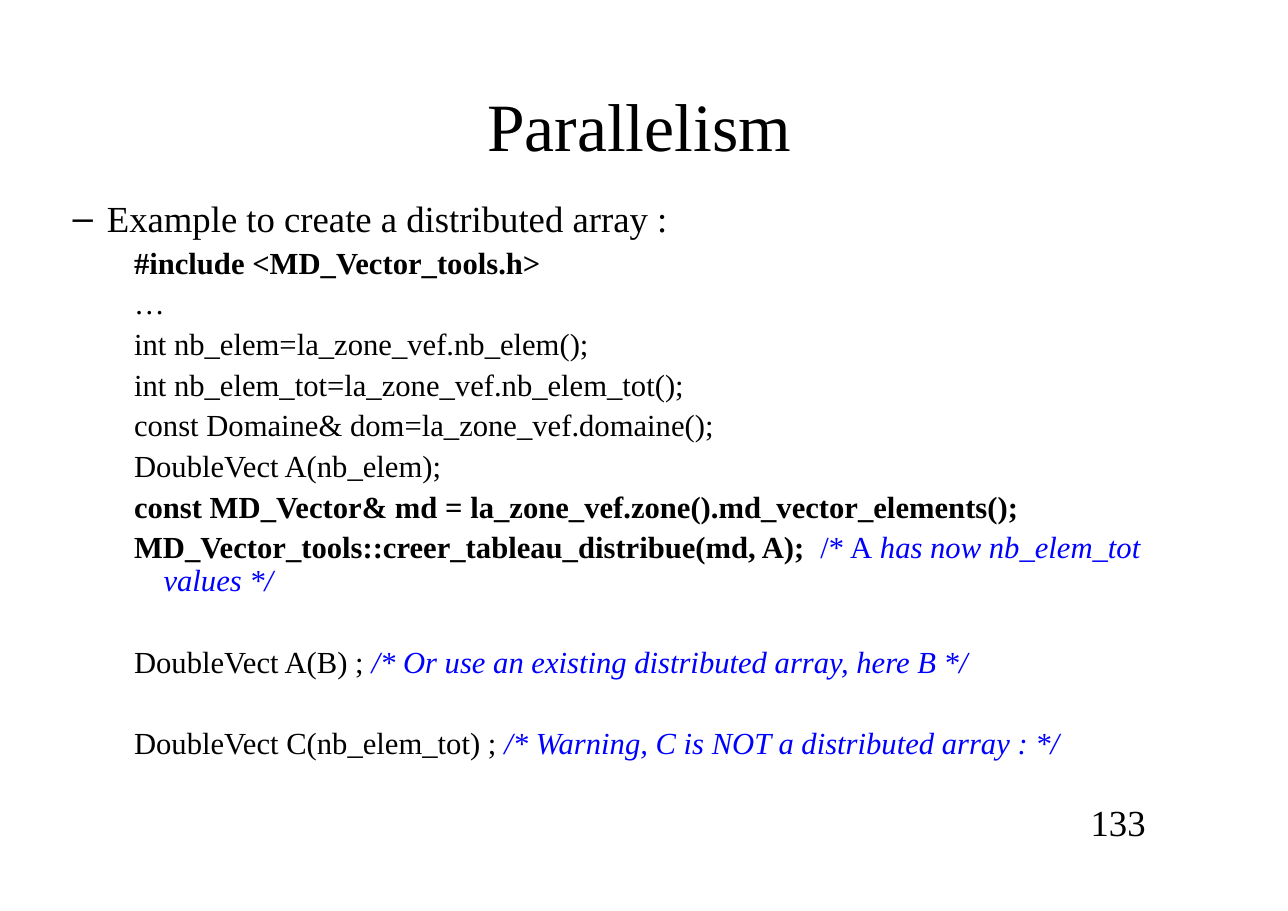
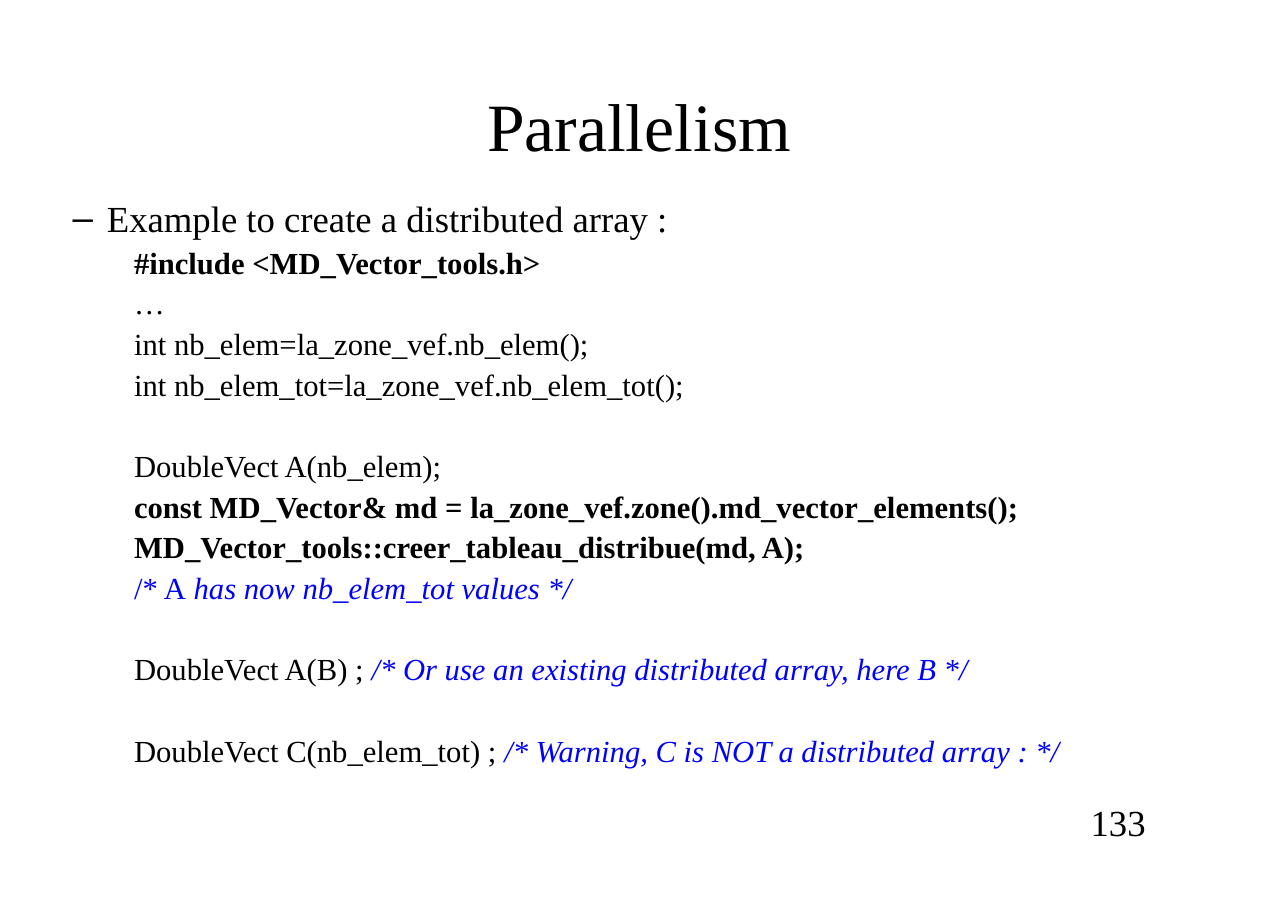
Before and after one commit to cea-trust-platform/trust-code, a slide deck: slide 133 of doc/TRUST/Developer_TRUST_presentation.odp. Drawn at 1288x911 pixels with LibreOffice and Linux fonts; fonts in the diff are those of the drawing; background and template pictures are left out. Boxes give left, top, right and bottom in pixels: in the first picture for what was removed or moved away, otherwise in the second. Text is boxed around its words. In the diff, an @@ line names an element or a change of style, - is before the commit and + after.

Commit message:
Adding md_vector_faces, md_vectors_sommets, etc in developer training session

```diff
--- a/doc/TRUST/Developer_TRUST_presentation.odp
+++ b/doc/TRUST/Developer_TRUST_presentation.odp
@@ text at bbox=[134, 414, 713, 442]: paragraph removed @@
-    const Domaine& dom=la_zone_vef.domaine();
@@ text at bbox=[134, 536, 804, 603]: text changed @@
-MD_Vector_tools::creer_tableau_distribue(md, A); /* A has now nb_elem_tot values */
+MD_Vector_tools::creer_tableau_distribue(md, A);
+/* A has now nb_elem_tot values */
```
Also in this commit, not shown: 1 slide added, 1 other file.
